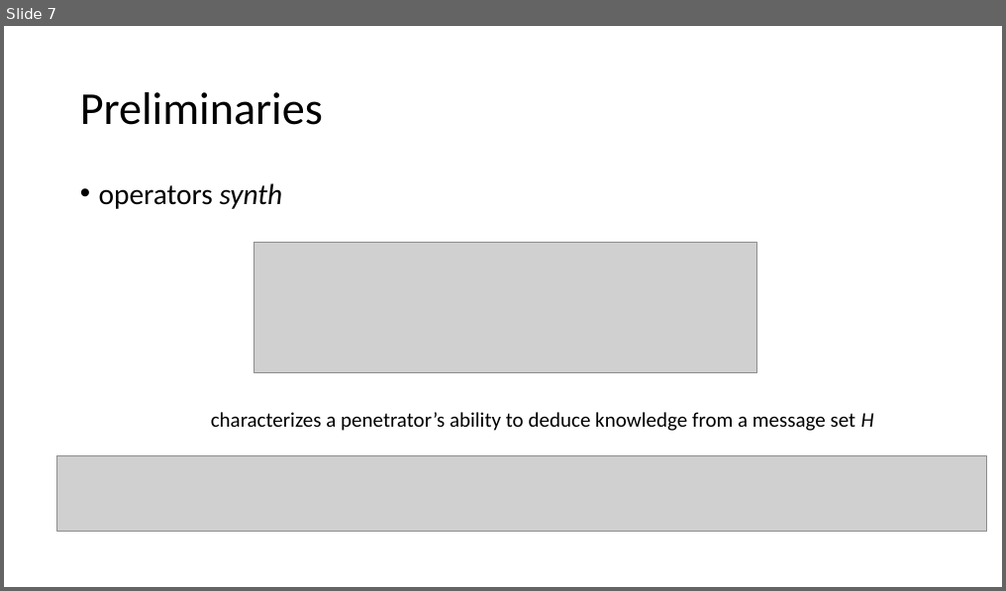
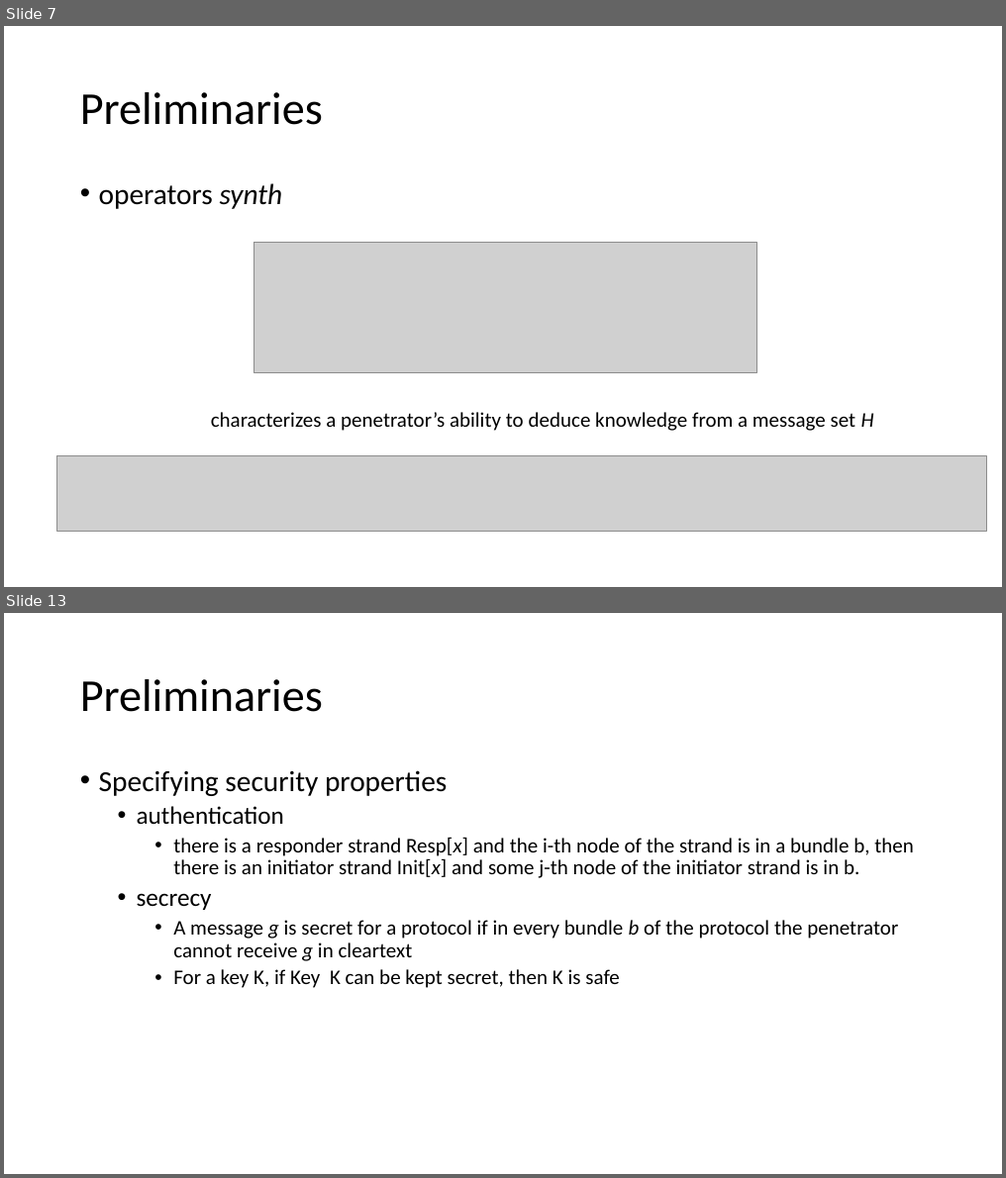
Before and after one commit to bacmive/paper_notes, a slide deck: notes7-strand space.pptx. Shown one above the other, each under a label of ours: slide 7 before the commit, slides 7 and 13 after it; the slides between them are not shown. The pictures are 1006x591 and 1006x1178 pixels, drawn with LibreOffice and Linux fonts; fonts in the diff are those of the drawing; grey boxes stand for pictures. Boxes give left, top, right and bottom in pixels: in the first picture for what was removed or moved away, otherwise in the second. Text is boxed around its words. In the diff, an @@ line names an element or a change of style, - is before the commit and + after.

Commit message:
strand

```diff
--- a/notes7-strand space.pptx
+++ b/notes7-strand space.pptx
@@ slide 13 added at (x1=4, y1=613, x2=1002, y2=1174), background #FFFFFF @@
@@ title added at (x1=80, y1=679, x2=323, y2=712), 44 pt, text #000000 @@
+Preliminaries
@@ text added at (x1=99, y1=770, x2=914, y2=988), 20 pt, text #000000 @@
+• Specifying security properties
+  • authentication
+    • there is a responder strand Resp[x] and the i-th node of the strand is in a bundle b, then there is an initiator strand Init[x] and some j-th node of the initiator strand is in b.
+  • secrecy
+    • A message g is secret for a protocol if in every bundle b of the protocol the penetrator cannot receive g in cleartext
+    • For a key K, if Key K can be kept secret, then K is safe
```
Also in this commit, not shown: 6 other slides added, 1 slide removed.
